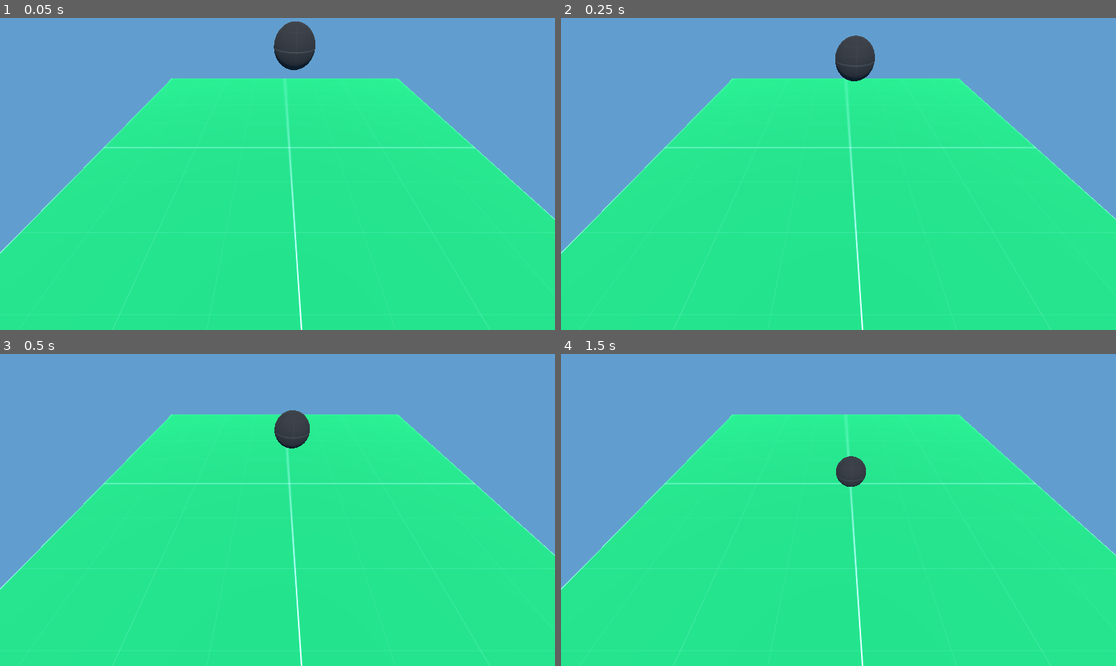
Above: before the commit, frames 1-4 (two rows, left to right).
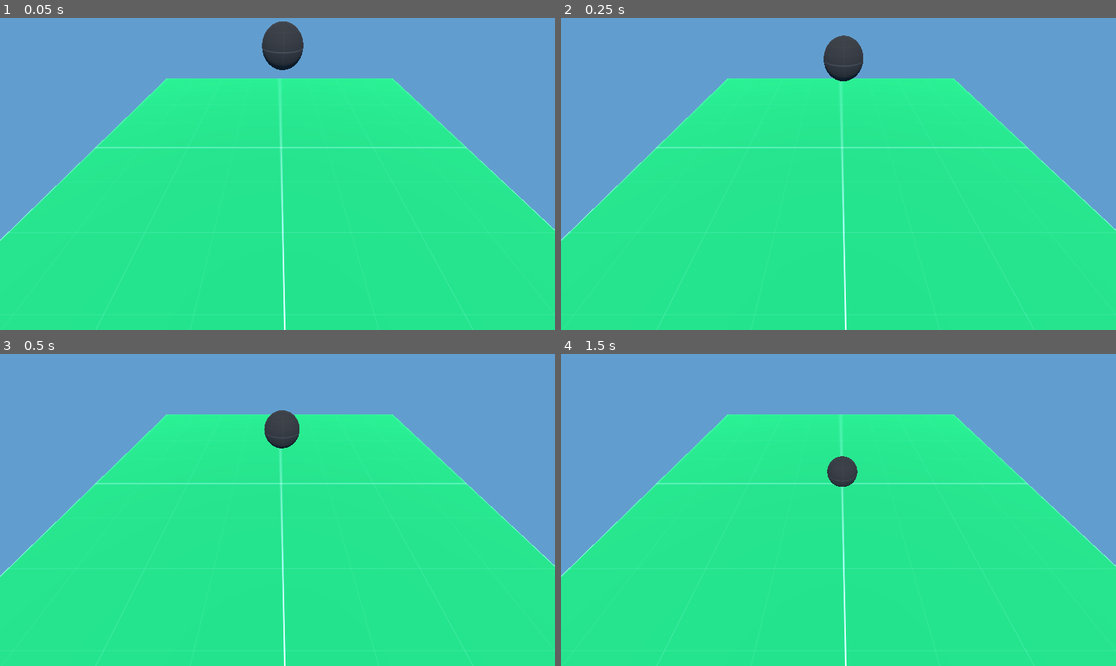
Above: after the commit, the same moments.

Repository: RandomPuddles/Game-Jam
Game: Godot game, scene res://Scenes/Main.tscn
Same seed, same stepped clock (60 frames per second), same inputs: the game is played once before the commit and once after it.
Inputs:
- Up to frame 1 (0.05 s): no input
- Up to frame 2 (0.25 s): no input
- Up to frame 3 (0.5 s): no input
- Up to frame 4 (1.5 s): tap Enter at 1.25 s

The runs differ from the first frame. In frame 1, 3.1% of the frame differs, in the area x 0-100%, y 1-100%; in frame 2, 3.0%; in frame 3, 2.8%; in frame 4, 2.6%.

Commit message:
Beginning coding marble movement

Diff:
--- a/game-jam/Scenes/Main.tscn
+++ b/game-jam/Scenes/Main.tscn
@@ -1,7 +1,8 @@
-[gd_scene load_steps=9 format=3 uid="uid://cbmchv2i7tqwa"]
+[gd_scene load_steps=10 format=3 uid="uid://cbmchv2i7tqwa"]
 
 [ext_resource type="Texture2D" uid="uid://but0qbg4j68wn" path="res://Assets/kenney_prototype-textures/PNG/Green/texture_02.png" id="1_idj7w"]
 [ext_resource type="Texture2D" uid="uid://f5yv5bjjatly" path="res://Assets/kenney_prototype-textures/PNG/Dark/texture_01.png" id="2_kln2b"]
+[ext_resource type="Script" uid="uid://8ety5g622ew0" path="res://Scenes/marble.gd" id="2_rgh2o"]
 
 [sub_resource type="Environment" id="Environment_c1w88"]
 background_mode = 1
@@ -26,7 +27,13 @@
 [node name="WorldEnvironment" type="WorldEnvironment" parent="."]
 environment = SubResource("Environment_c1w88")
 
-[node name="CSGBox3D" type="CSGBox3D" parent="."]
+[node name="DirectionalLight3D" type="DirectionalLight3D" parent="."]
+transform = Transform3D(0.75880545, 2.8469987e-08, -0.65131736, 0.65131736, -3.316844e-08, 0.75880545, 0, -1, -4.371139e-08, 0, 15.873002, 0)
+
+[node name="Camera3D" type="Camera3D" parent="."]
+transform = Transform3D(-3.090862e-08, 0.7071068, -0.70710677, 3.090862e-08, 0.70710677, 0.7071068, 1, 1.7763568e-15, -4.371139e-08, -5.6780024, 4.37375, -0.12599611)
+
+[node name="Floor" type="CSGBox3D" parent="."]
 transform = Transform3D(1, 0, 0, 0, 1, 0, 0, 0, 1, 0, -0.5, 0)
 material_override = SubResource("StandardMaterial3D_rgh2o")
 use_collision = true
@@ -35,15 +42,10 @@
 [node name="Marble" type="RigidBody3D" parent="."]
 transform = Transform3D(1, 0, 0, 0, 1, 0, 0, 0, 1, 0, 3.0703862, 0)
 physics_material_override = SubResource("PhysicsMaterial_r150o")
+script = ExtResource("2_rgh2o")
 
 [node name="CollisionShape3D" type="CollisionShape3D" parent="Marble"]
 shape = SubResource("SphereShape3D_idj7w")
 
 [node name="MeshInstance3D" type="MeshInstance3D" parent="Marble/CollisionShape3D"]
 mesh = SubResource("SphereMesh_kln2b")
-
-[node name="Camera3D" type="Camera3D" parent="."]
-transform = Transform3D(-3.090862e-08, 0.70710677, -0.7071067, 3.090862e-08, 0.7071067, 0.70710677, 1, 0, -4.371139e-08, -5.6780024, 4.37375, -0.41424417)
-
-[node name="DirectionalLight3D" type="DirectionalLight3D" parent="."]
-transform = Transform3D(0.75880545, 2.8469987e-08, -0.65131736, 0.65131736, -3.316844e-08, 0.75880545, 0, -1, -4.371139e-08, 0, 15.873002, 0)
--- /dev/null
+++ b/game-jam/Scenes/marble.gd
@@ -0,0 +1,11 @@
+extends RigidBody3D
+
+
+# Called when the node enters the scene tree for the first time.
+func _ready() -> void:
+	pass # Replace with function body.
+
+
+# Called every frame. 'delta' is the elapsed time since the previous frame.
+func _process(_delta: float) -> void:
+	pass
--- a/game-jam/project.godot
+++ b/game-jam/project.godot
@@ -18,3 +18,26 @@
 [dotnet]
 
 project/assembly_name="Game Jam"
+
+[input]
+
+Forward={
+"deadzone": 0.2,
+"events": [Object(InputEventKey,"resource_local_to_scene":false,"resource_name":"","device":-1,"window_id":0,"alt_pressed":false,"shift_pressed":false,"ctrl_pressed":false,"meta_pressed":false,"pressed":false,"keycode":0,"physical_keycode":87,"key_label":0,"unicode":119,"location":0,"echo":false,"script":null)
+]
+}
+Backward={
+"deadzone": 0.2,
+"events": [Object(InputEventKey,"resource_local_to_scene":false,"resource_name":"","device":-1,"window_id":0,"alt_pressed":false,"shift_pressed":false,"ctrl_pressed":false,"meta_pressed":false,"pressed":false,"keycode":0,"physical_keycode":83,"key_label":0,"unicode":115,"location":0,"echo":false,"script":null)
+]
+}
+Left={
+"deadzone": 0.2,
+"events": [Object(InputEventKey,"resource_local_to_scene":false,"resource_name":"","device":-1,"window_id":0,"alt_pressed":false,"shift_pressed":false,"ctrl_pressed":false,"meta_pressed":false,"pressed":false,"keycode":0,"physical_keycode":65,"key_label":0,"unicode":97,"location":0,"echo":false,"script":null)
+]
+}
+Right={
+"deadzone": 0.2,
+"events": [Object(InputEventKey,"resource_local_to_scene":false,"resource_name":"","device":-1,"window_id":0,"alt_pressed":false,"shift_pressed":false,"ctrl_pressed":false,"meta_pressed":false,"pressed":false,"keycode":0,"physical_keycode":68,"key_label":0,"unicode":100,"location":0,"echo":false,"script":null)
+]
+}
Not shown, added: game-jam/Scenes/marble.gd.uid
